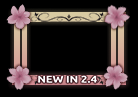
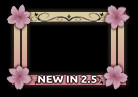
Comparing the layer stacks of the two w=138, h=97 images. Changes:
painted on "NEW IN 1.5 make sure to add alpha" over [88, 74, 99, 85]
